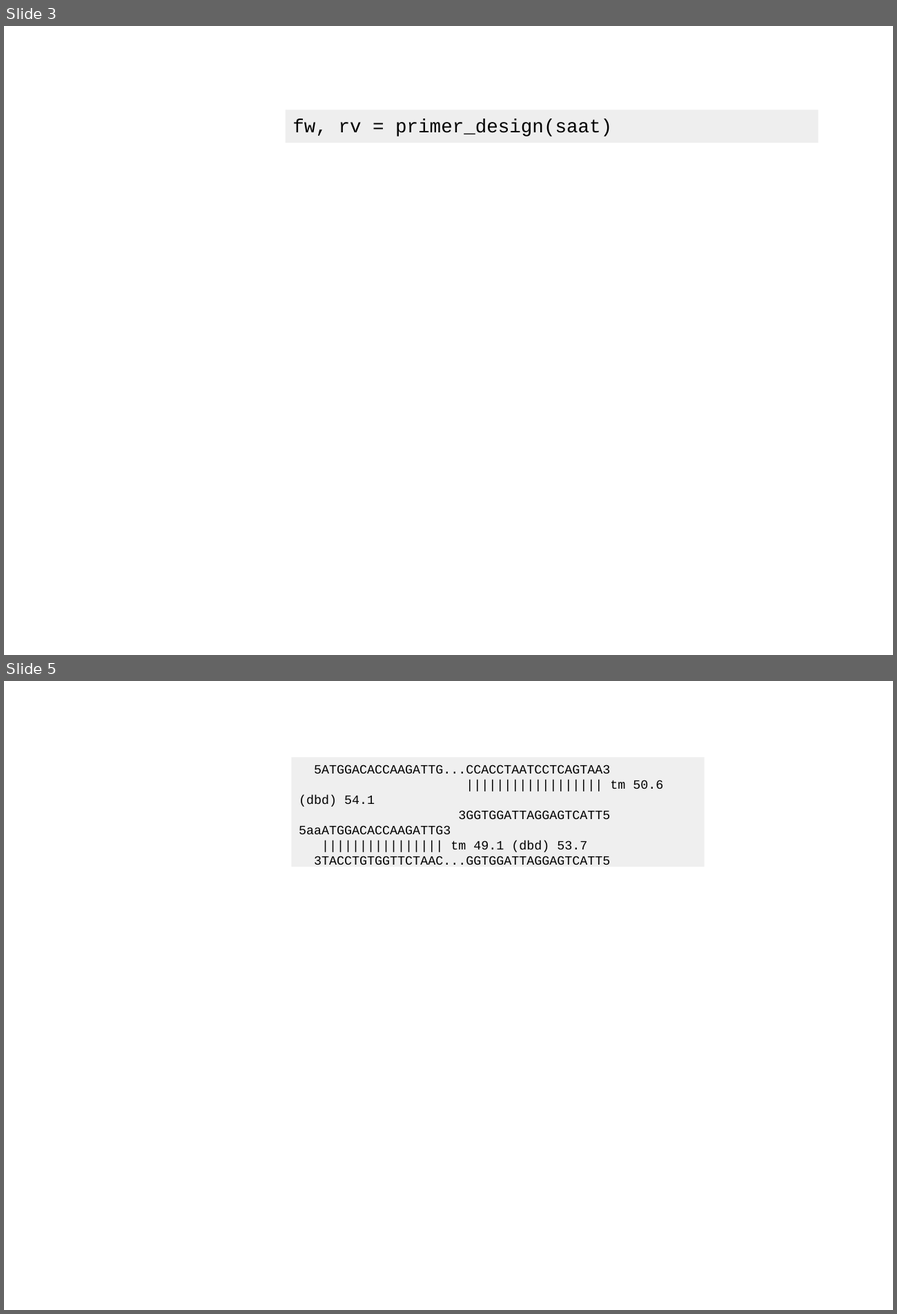
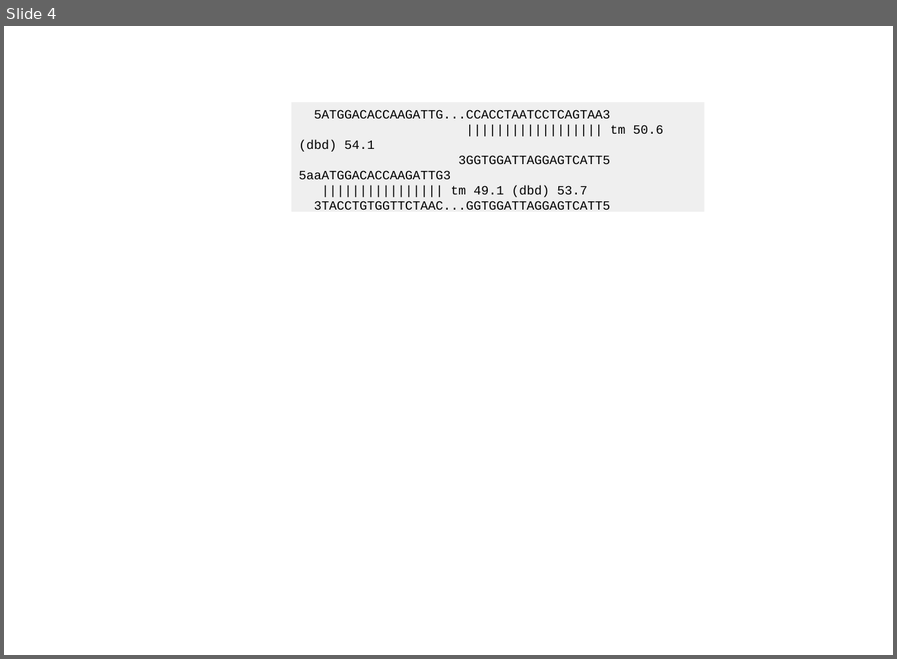
Before and after one commit to BjornFJohansson/pydna-examples, a slide deck: strawberry aat/saat_cloning2.odp. Shown one above the other, each under a label of ours: slides 3 and 5 before the commit, slide 4 after it; the slides between them are not shown. The pictures are 897x1314 and 897x659 pixels, drawn with LibreOffice and Linux fonts; fonts in the diff are those of the drawing; background and template pictures are left out. Boxes give left, top, right and bottom in pixels: in the first picture for what was removed or moved away, otherwise in the second. Text is boxed around its words. In the diff, an @@ line names an element or a change of style, - is before the commit and + after.

```diff
--- a/strawberry aat/saat_cloning2.odp
+++ b/strawberry aat/saat_cloning2.odp
@@ slide 3 removed at [4,26,893,655], background picture (left out) @@
@@ rectangle removed at [286,109,818,143] @@
-fw, rv = primer_design(saat)
@@ what was slide 5 is now slide 4 @@
```
Also in this commit, not shown: 2 slides changed, 1 slide added, 1 other slide removed, 3 other files.
